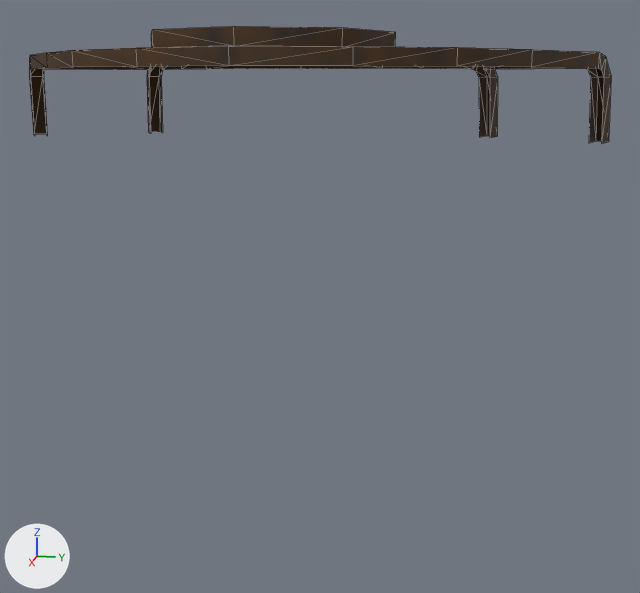
The glTF model Assets/Stool.glb, before and after one commit.
Both versions are drawn from a camera (50 mm lens) standing at (8.64, 1.99, -0.49) and looking at (0.33, 0.33, -2.57). Arrows for +X, +Y and +Z are at lower left; the lights stay in place. Mesh edges are drawn as thin lines. Vertices at the same position are counted once.

Names of what the first picture shows: 'Stool'.
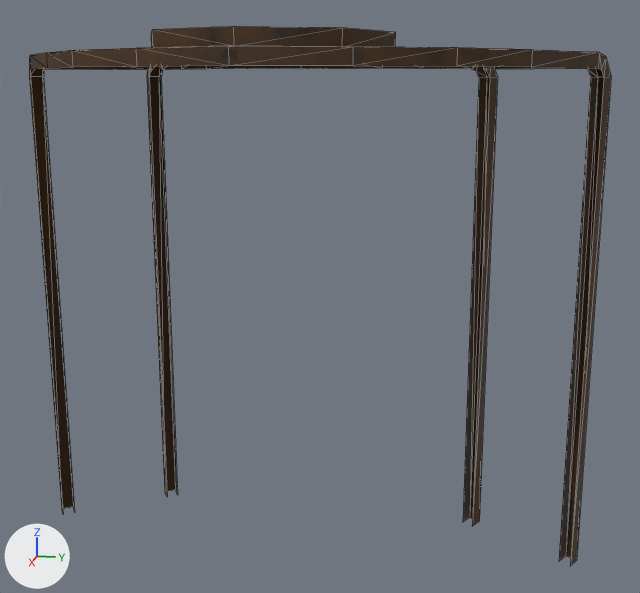
What changed in the scene script:
```text
Change me_cylinder_006:
    where me_cylinder_006.from_pydata(...)  # 109 vertices, 164 faces; spans x -1.18..2.12, y -3.02..3.02, z -1.1..-0.11
    used by ob_stool; location = (0.0, 0.0, 0.0)
    before: 73 (-0.3, 2.94, -1.1) at pixel (601, 143), 74 (-0.38, 2.83, -1.1) at pixel (588, 143), 75 (-0.5, 2.91, -1.09) at pixel (595, 141), 76 (-0.42, 3.02, -1.09) at pixel (608, 141)
    before: 77 (-0.99, 1.89, -1.1) at pixel (489, 137), 78 (-1.06, 1.77, -1.1) at pixel (479, 137), 79 (-1.18, 1.85, -1.09) at pixel (486, 135), 80 (-1.11, 1.96, -1.09) at pixel (497, 136)
    before: 101 (-0.3, -2.94, -1.1) at pixel (34, 136), 102 (-0.38, -2.83, -1.1), 103 (-0.5, -2.91, -1.09) at pixel (46, 134), 104 (-0.42, -3.02, -1.09) at pixel (33, 134)
    before: 105 (-0.99, -1.89, -1.1) at pixel (150, 133), 106 (-1.06, -1.77, -1.1) at pixel (162, 133), 107 (-1.18, -1.85, -1.09) at pixel (159, 131), 108 (-1.11, -1.96, -1.09) at pixel (148, 132)
    me_cylinder_006 part 1
    add for i in [*range(73, 77)]: me_cylinder_006.vertices[i].co += Vector((0.0, 0.0, -4.48))
    me_cylinder_006 part 2
    add for i in [*range(77, 81)]: me_cylinder_006.vertices[i].co += Vector((0.0, 0.0, -4.48))
    me_cylinder_006 part 3
    add for i in [*range(101, 105)]: me_cylinder_006.vertices[i].co += Vector((0.0, 0.0, -4.48))
    me_cylinder_006 part 4
    add for i in [*range(105, 109)]: me_cylinder_006.vertices[i].co += Vector((0.0, 0.0, -4.48))
```

Boxes (x1, y1, x2, y2) around the edits, measured in the pictures (640 x 593 px; the box of a moved part takes in the faces that stretch with it):
'Stool', reshaped (355% taller): before (29, 26, 611, 144); after (29, 26, 611, 566)
part 1 of me_cylinder_006, moved or reshaped: before (589, 76, 611, 144); after (559, 76, 611, 566)
part 2 of me_cylinder_006, moved or reshaped: before (479, 77, 498, 138); after (463, 77, 497, 526)
part 3 of me_cylinder_006, moved or reshaped: before (30, 77, 47, 136); after (30, 77, 75, 513)
part 4 of me_cylinder_006, moved or reshaped: before (147, 77, 163, 133); after (147, 77, 178, 496)
